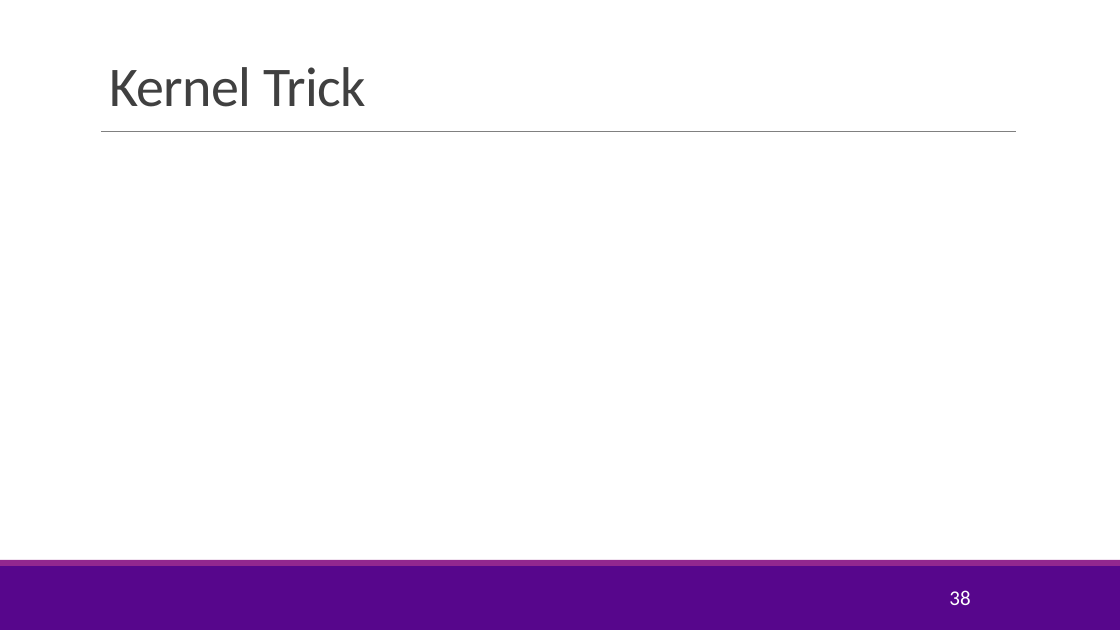
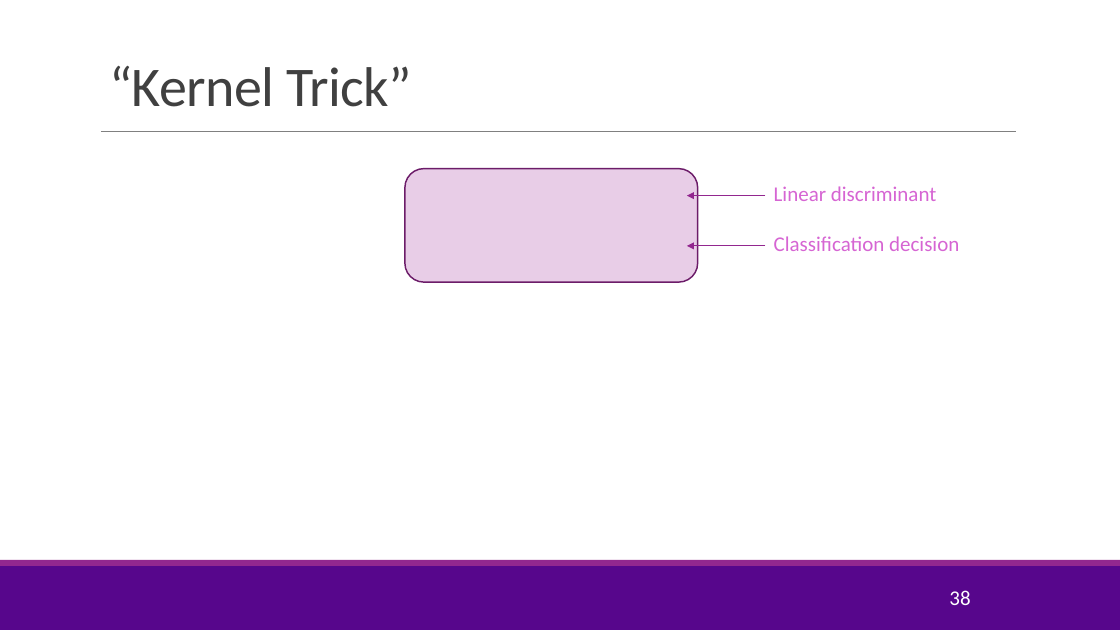
Before and after one commit to sdrangan/introml, a slide deck: slide 38 of lectures/Lect08_SVM.pptx. Drawn at 1120x630 pixels with LibreOffice and Linux fonts; fonts in the diff are those of the drawing; grey boxes stand for pictures; background and template pictures are left out. Boxes give left, top, right and bottom in pixels: in the first picture for what was removed or moved away, otherwise in the second. Text is boxed around its words. In the diff, an @@ line names an element or a change of style, - is before the commit and + after.

Commit message:
Added a demo for the kernels.

```diff
--- a/lectures/Lect08_SVM.pptx
+++ b/lectures/Lect08_SVM.pptx
@@ title at [109,66,412,107]: text changed @@
-Kernel Trick
+“Kernel Trick”
@@ rounded rectangle added at [405,169,698,282], fill #E8CDE7, outline #6C1D6A 1.25 pt @@
@@ arrow added from (765, 196) to (687, 196), #92278F 1 pt @@
@@ text added at [774,186,959,251], 18 pt, text #D665D3 @@
+Linear discriminant
+Classification decision
@@ arrow added from (765, 246) to (687, 246), #92278F 1 pt @@
```
Also in this commit, not shown: 1 slide added, 4 other files.
